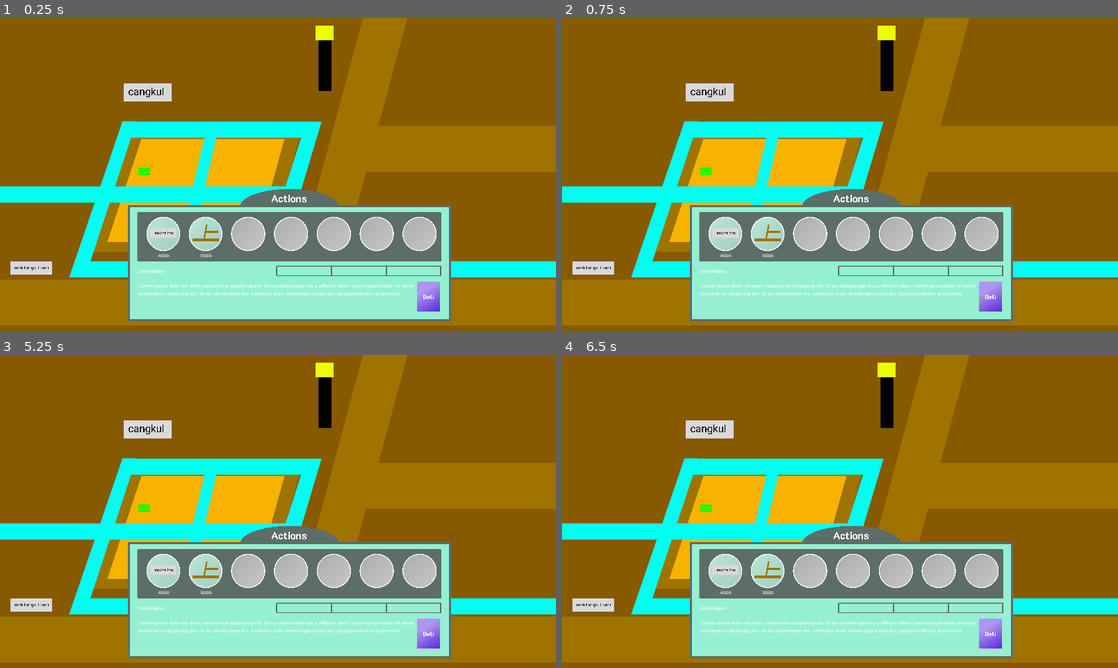
Above: before the commit, frames 1-4 (two rows, left to right).
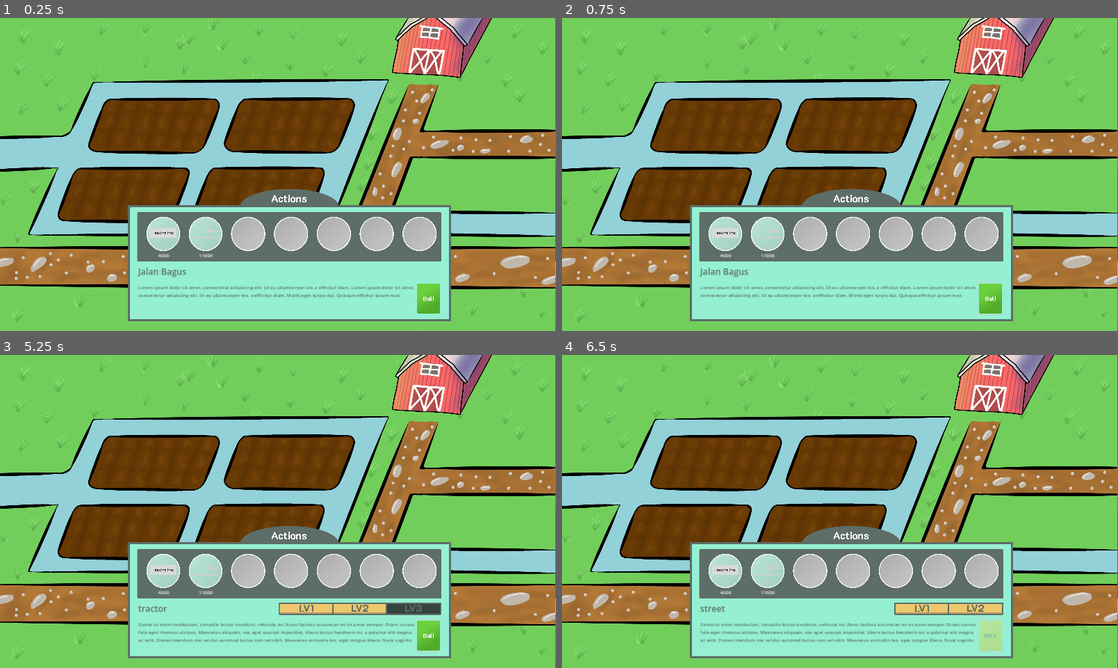
Above: after the commit, the same moments.

Repository: Endour-Company/Project_5
Game: Godot game, scene res://Game/game.tscn
Two runs of this game, one before a commit and one after it. Both use one fixed random seed, a clock stepped at 60 frames per second and the inputs below.
Inputs (mouse positions are in pixels of both pictures, inside the frame that each line leads up to):
- Up to frame 1 (0.25 s): no input
- Up to frame 2 (0.75 s): click (990, 296) at 0.52 s
- Up to frame 3 (5.25 s): click (428, 636) at 1.27 s; click (428, 633) at 2.02 s; click (428, 636) at 2.77 s; click (428, 633) at 3.52 s; click (428, 636) at 4.27 s; tap Enter at 5 s; move the mouse to (161, 570) at 5.02 s; click (161, 570) at 5.17 s
- Up to frame 4 (6.5 s): tap Space at 5.75 s; move the mouse to (767, 570) at 5.77 s; click (767, 570) at 5.92 s

The runs differ from the first frame. In frame 1, 79% of the frame differs, in the area x 0-100%, y 0-100%; in frame 2, 79%; in frame 3, 81%; in frame 4, 80%.

Commit message:
action_bar almost done

Diff:
--- a/Data/Items_ricefields.json
+++ b/Data/Items_ricefields.json
@@ -21,7 +21,9 @@
 				"upgrade_price": 0,
 				"img": "res://Game/Ricefield/Assets/prototype/traktor_mobil.png"
 			}
-		]
+		],
+		"count" : null,
+		"price" : 0
 	},
 	{
 		"name": "street",
@@ -39,12 +41,10 @@
 				"upgrade_price": 11000,
 				"img": "res://Game/Ricefield/Assets/prototype/jalan_lv2.png"
 			},
-			{
-				"level": 3,
-				"name": "Jalan Aspal",
-				"upgrade_price": 0,
-				"img": "res://Game/Ricefield/Assets/prototype/jalan_lv3.png"
-			}
-		]
-	}
+
+		],
+		"count" : null,
+		"price" : 0
+	},
+
 ]
--- a/Game/Ricefield/Main/ricefield_area.tscn
+++ b/Game/Ricefield/Main/ricefield_area.tscn
@@ -8,6 +8,7 @@
 [ext_resource type="Texture2D" uid="uid://ycixm1glcobj" path="res://Game/Ricefield/Assets/prototype/cangkul.png" id="6_kocl5"]
 [ext_resource type="Texture2D" uid="uid://dp0w5a46ctlcw" path="res://Game/Ricefield/Assets/prototype/mobil_padi_isi0.png" id="7_kk5li"]
 [ext_resource type="PackedScene" uid="uid://jfxxjw7qcnkf" path="res://Game/Ricefield/Lib/River/river.tscn" id="8_vno6r"]
+[ext_resource type="Texture2D" uid="uid://djn8553umbsy8" path="res://Game/Ricefield/Assets/ricefield.jpeg" id="9_sf7d8"]
 
 [node name="Ricefield_area" type="Node2D"]
 
@@ -68,3 +69,9 @@
 position = Vector2(1, 340)
 
 [node name="Node2D" type="Node2D" parent="."]
+
+[node name="TextureRect" type="TextureRect" parent="."]
+offset_right = 1918.0
+offset_bottom = 1079.0
+texture = ExtResource("9_sf7d8")
+expand_mode = 1
--- a/Global/Game_UI/Action_bar/Item/Item.gd
+++ b/Global/Game_UI/Action_bar/Item/Item.gd
@@ -14,6 +14,7 @@
 	itemPrice.set_text(str(price))
 
 
+
 # Called every frame. 'delta' is the elapsed time since the previous frame.
 func _process(delta):
 	pass
@@ -23,13 +24,16 @@
 	if event is InputEventMouseButton:
 		if event.pressed and event.button_index == MOUSE_BUTTON_LEFT:
 			print("Item clicked")
+			change_current_selected_item(itemName)
 
 
 
 func _on_mouse_entered():
-	print("hover")
-	print(itemName)
+	pass
 
 
 func _on_mouse_exited():
-	print("out hover")
+	pass
+
+func change_current_selected_item(selected_item_name : String):
+	GlobalActionBar.set_selected_item(selected_item_name)
--- /dev/null
+++ b/Global/Game_UI/Action_bar/Item/Item_levels.gd
@@ -0,0 +1,34 @@
+extends HBoxContainer
+
+
+# Called when the node enters the scene tree for the first time.
+
+@onready  var LEVEL_SCENE = preload("res://Global/Game_UI/Action_bar/Level/level.tscn")
+
+var CURRENT_LEVEL = 1
+var LEVELS_COUNT = 1
+func _ready():
+
+	pass # Replace with function body.
+
+
+# Called every frame. 'delta' is the elapsed time since the previous frame.
+func _process(delta):
+	pass
+
+func init_level(currentLevel:int, levelsCount:int):
+	refresh()
+	for count in levelsCount:
+		var level = count+1
+		var levelScene = LEVEL_SCENE.instantiate()
+
+		if(level <= currentLevel):
+			levelScene.init_level(level,true)
+		else:
+			levelScene.init_level(level,false)
+
+		add_child(levelScene)
+
+func refresh():
+	for child in get_children():
+		child.queue_free()
--- a/Global/Game_UI/Action_bar/Item_container.gd
+++ b/Global/Game_UI/Action_bar/Item_container.gd
@@ -17,6 +17,7 @@
 	for item in items:
 		# cek level dari variabel global
 		var itemCurrent = find_item_with_key(GlobalItemsLevel.ITEM_LEVEL, "name",item["name"])
+		print(itemCurrent)
 		var itemCurrentLevel = itemCurrent["level"]
 		var myItem = find_item_with_key(item["levels"], "level",itemCurrentLevel)
 
--- /dev/null
+++ b/Global/Game_UI/Action_bar/Item_description_container.gd
@@ -0,0 +1,45 @@
+extends VBoxContainer
+
+
+# Called when the node enters the scene tree for the first time.
+
+var buyButtonNormal = load("res://Global/Game_UI/Action_bar/Assets/Buy_ver2.png")
+var buyButtonMax = load("res://Global/Game_UI/Action_bar/Assets/Buy_max.png")
+
+var CURRENT_ITEM_NAME = null
+var items = null
+func _ready():
+	GlobalActionBar.current_selected_item_changed.connect(_on_current_selected_item_changed)
+# Called every frame. 'delta' is the elapsed time since the previous frame.
+func _process(delta):
+	pass
+
+
+func _on_current_selected_item_changed(current_selected_item_name : String):
+	CURRENT_ITEM_NAME = GlobalActionBar.CURRENT_SELECTED_ITEM
+	set_description_body()
+
+func set_description_body():
+	var currentItem = Utils.find_item_in_array_with_key(items,"name", CURRENT_ITEM_NAME)
+
+	var itemName = currentItem["name"]
+	var itemDescription = currentItem["description"]
+	$HBoxContainer/Item_name.set_text(itemName)
+	$HBoxContainer2/Item_description.set_text(itemDescription)
+
+	# Set Item Level Bar
+	var itemLevels = currentItem["levels"]
+	var currentLevel = Utils.find_item_in_array_with_key(GlobalItemsLevel.ITEM_LEVEL, "name", itemName)
+	$HBoxContainer/Item_levels.init_level(currentLevel["level"],itemLevels.size())
+
+	# Set Item Buy Button
+	var isItemMaxLevel : bool = currentLevel["level"] == itemLevels.size()
+	if (isItemMaxLevel) :
+		$HBoxContainer2/Buy_button.set_button_icon(buyButtonMax)
+		$HBoxContainer2/Buy_button.set_disabled(true)
+	else :
+		$HBoxContainer2/Buy_button.set_button_icon(buyButtonNormal)
+		$HBoxContainer2/Buy_button.set_disabled(false)
+
+func init_items(newItems):
+	items = newItems
--- /dev/null
+++ b/Global/Game_UI/Action_bar/Level/Level.gd
@@ -0,0 +1,36 @@
+extends MarginContainer
+
+
+# Called when the node enters the scene tree for the first time.
+
+var imgLv1 = load("res://Global/Game_UI/Action_bar/Assets/Level_text_1.png")
+var imgLv2 = load("res://Global/Game_UI/Action_bar/Assets/Level_text_2.png")
+var imgLv3 = load("res://Global/Game_UI/Action_bar/Assets/Level_text_3.png")
+
+var imgUpgraded = load("res://Global/Game_UI/Action_bar/Assets/Level_bar_upgraded.png")
+var imgNotUpgraded = load("res://Global/Game_UI/Action_bar/Assets/Level_bar_not_upgraded.png")
+
+
+
+func _ready():
+	pass # Replace with function body.
+
+
+# Called every frame. 'delta' is the elapsed time since the previous frame.
+func _process(delta):
+	pass
+
+
+func init_level(level:int, upgraded : bool):
+	if upgraded:
+		$Fill.set_texture(imgUpgraded)
+	else :
+		$Fill.set_texture(imgNotUpgraded)
+
+	match level:
+		1:
+			$Text/TextureRect.set_texture(imgLv1)
+		2:
+			$Text/TextureRect.set_texture(imgLv2)
+		3:
+			$Text/TextureRect.set_texture(imgLv3)
--- /dev/null
+++ b/Global/Game_UI/Action_bar/Level/level.tscn
@@ -0,0 +1,40 @@
+[gd_scene load_steps=7 format=3 uid="uid://d4jf5273yb34e"]
+
+[ext_resource type="Script" path="res://Global/Game_UI/Action_bar/Level/Level.gd" id="1_5kin7"]
+[ext_resource type="Texture2D" uid="uid://dmjk5pagkd5ma" path="res://Global/Game_UI/Action_bar/Assets/Level_bar_upgraded.png" id="2_fjsb1"]
+[ext_resource type="Texture2D" uid="uid://co4warrr6j24" path="res://Global/Game_UI/Action_bar/Assets/Level_bar_border.png" id="3_ppngu"]
+[ext_resource type="Texture2D" uid="uid://dhvgg5khxd5wl" path="res://Global/Game_UI/Action_bar/Assets/Level_text_1.png" id="4_iottu"]
+
+[sub_resource type="Theme" id="Theme_ufp3j"]
+
+[sub_resource type="Theme" id="Theme_3haeh"]
+MarginContainer/constants/margin_bottom = 11
+MarginContainer/constants/margin_left = 0
+MarginContainer/constants/margin_right = 0
+MarginContainer/constants/margin_top = 7
+
+[node name="Level" type="MarginContainer"]
+script = ExtResource("1_5kin7")
+
+[node name="Fill" type="TextureRect" parent="."]
+layout_mode = 2
+texture = ExtResource("2_fjsb1")
+expand_mode = 1
+
+[node name="Container" type="TextureRect" parent="."]
+custom_minimum_size = Vector2(192, 37)
+layout_mode = 2
+theme = SubResource("Theme_ufp3j")
+texture = ExtResource("3_ppngu")
+expand_mode = 1
+
+[node name="Text" type="MarginContainer" parent="."]
+layout_mode = 2
+theme = SubResource("Theme_3haeh")
+
+[node name="TextureRect" type="TextureRect" parent="Text"]
+clip_contents = true
+layout_mode = 2
+texture = ExtResource("4_iottu")
+expand_mode = 1
+stretch_mode = 5
--- a/Global/Game_UI/Action_bar/action_bar.gd
+++ b/Global/Game_UI/Action_bar/action_bar.gd
@@ -6,6 +6,7 @@
 @onready var PLACE = null
 
 @onready var itemContainer = $Item_container
+@onready var itemDescriptionContainer = $Item_description_container
 var itemsPath = "res://Data/Items_ricefields.json"
 
 
@@ -20,6 +21,7 @@
 func _ready():
 	var items = load_json_file(itemsPath)
 	itemContainer.init_items(items)
+	itemDescriptionContainer.init_items(items)
 
 
 # Called every frame. 'delta' is the elapsed time since the previous frame.
--- a/Global/Game_UI/Action_bar/action_bar.tscn
+++ b/Global/Game_UI/Action_bar/action_bar.tscn
@@ -1,10 +1,11 @@
-[gd_scene load_steps=10 format=3 uid="uid://6wgjm6tla017"]
+[gd_scene load_steps=13 format=3 uid="uid://6wgjm6tla017"]
 
 [ext_resource type="Texture2D" uid="uid://dpn7mh6fvy5oq" path="res://Global/Game_UI/Action_bar/Assets/Actions.png" id="1_2lrml"]
 [ext_resource type="Script" path="res://Global/Game_UI/Action_bar/action_bar.gd" id="1_14npq"]
 [ext_resource type="Script" path="res://Global/Game_UI/Action_bar/Item_container.gd" id="3_rm0i6"]
-[ext_resource type="Texture2D" uid="uid://co4warrr6j24" path="res://Global/Game_UI/Action_bar/Assets/Level_bar_border.png" id="4_u8ma7"]
-[ext_resource type="Texture2D" uid="uid://oncu8txmpcl6" path="res://Global/Game_UI/Action_bar/Assets/Buy.png" id="5_0iypt"]
+[ext_resource type="Script" path="res://Global/Game_UI/Action_bar/Item_description_container.gd" id="4_noa5x"]
+[ext_resource type="Script" path="res://Global/Game_UI/Action_bar/Item/Item_levels.gd" id="5_2jt7p"]
+[ext_resource type="Texture2D" uid="uid://cwa0yxbju0g8a" path="res://Global/Game_UI/Action_bar/Assets/Buy_ver2.png" id="6_ae25v"]
 
 [sub_resource type="Theme" id="Theme_l7g4g"]
 GridContainer/constants/h_separation = 30
@@ -13,8 +14,16 @@
 [sub_resource type="Theme" id="Theme_xjmjx"]
 VBoxContainer/constants/separation = 15
 
+[sub_resource type="Theme" id="Theme_8xstm"]
+default_font_size = 30
+Label/colors/font_color = Color(0.364706, 0.427451, 0.403922, 1)
+
 [sub_resource type="Theme" id="Theme_jd0ee"]
-HBoxContainer/constants/separation = -3
+HBoxContainer/constants/separation = -7
+
+[sub_resource type="Theme" id="Theme_bwvr0"]
+Label/colors/font_color = Color(0.364706, 0.427451, 0.403922, 1)
+Label/fonts/font = null
 
 [sub_resource type="Theme" id="Theme_2oode"]
 Button/constants/h_separation = 0
@@ -51,51 +60,37 @@
 offset_right = 1083.0
 offset_bottom = 414.0
 theme = SubResource("Theme_xjmjx")
+script = ExtResource("4_noa5x")
 
 [node name="HBoxContainer" type="HBoxContainer" parent="Item_description_container"]
 layout_mode = 2
 
-[node name="Label" type="Label" parent="Item_description_container/HBoxContainer"]
+[node name="Item_name" type="Label" parent="Item_description_container/HBoxContainer"]
 layout_mode = 2
 size_flags_horizontal = 3
+theme = SubResource("Theme_8xstm")
 text = "Jalan Bagus"
 
-[node name="HBoxContainer" type="HBoxContainer" parent="Item_description_container/HBoxContainer"]
+[node name="Item_levels" type="HBoxContainer" parent="Item_description_container/HBoxContainer"]
 layout_mode = 2
 theme = SubResource("Theme_jd0ee")
-
-[node name="TextureRect" type="TextureRect" parent="Item_description_container/HBoxContainer/HBoxContainer"]
-custom_minimum_size = Vector2(192, 37)
-layout_mode = 2
-texture = ExtResource("4_u8ma7")
-expand_mode = 1
-
-[node name="TextureRect2" type="TextureRect" parent="Item_description_container/HBoxContainer/HBoxContainer"]
-custom_minimum_size = Vector2(192, 37)
-layout_mode = 2
-texture = ExtResource("4_u8ma7")
-expand_mode = 1
-
-[node name="TextureRect3" type="TextureRect" parent="Item_description_container/HBoxContainer/HBoxContainer"]
-custom_minimum_size = Vector2(192, 37)
-layout_mode = 2
-texture = ExtResource("4_u8ma7")
-expand_mode = 1
+script = ExtResource("5_2jt7p")
 
 [node name="HBoxContainer2" type="HBoxContainer" parent="Item_description_container"]
 custom_minimum_size = Vector2(1047, 0)
 layout_mode = 2
 
-[node name="Label" type="Label" parent="Item_description_container/HBoxContainer2"]
+[node name="Item_description" type="Label" parent="Item_description_container/HBoxContainer2"]
 custom_minimum_size = Vector2(900, 100)
 layout_mode = 2
 size_flags_horizontal = 3
+theme = SubResource("Theme_bwvr0")
 text = "Lorem ipsum dolor sit amet, consectetur adipiscing elit. Ut eu ullamcorper leo, a efficitur diam. Lorem ipsum dolor sit amet, consectetur adipiscing elit. Ut eu ullamcorper leo, a efficitur diam. Morbi eget turpis dui. Quisque efficitur ipsum mas"
 autowrap_mode = 1
 clip_text = true
 
-[node name="Button" type="Button" parent="Item_description_container/HBoxContainer2"]
+[node name="Buy_button" type="Button" parent="Item_description_container/HBoxContainer2"]
 layout_mode = 2
 theme = SubResource("Theme_2oode")
-icon = ExtResource("5_0iypt")
+icon = ExtResource("6_ae25v")
 flat = true
--- a/Global/Scripts/GlobalActionBar.gd
+++ b/Global/Scripts/GlobalActionBar.gd
@@ -4,6 +4,9 @@
 # Called when the node enters the scene tree for the first time.
 
 var CURRENT_SELECTED_ITEM = null
+
+signal current_selected_item_changed(selected_item_name : String)
+
 func _ready():
 	pass # Replace with function body.
 
@@ -11,3 +14,7 @@
 # Called every frame. 'delta' is the elapsed time since the previous frame.
 func _process(delta):
 	pass
+
+func set_selected_item(selected_item_name : String):
+	CURRENT_SELECTED_ITEM = selected_item_name
+	emit_signal("current_selected_item_changed", selected_item_name)
--- a/Global/Scripts/GlobalItemsLevel.gd
+++ b/Global/Scripts/GlobalItemsLevel.gd
@@ -7,7 +7,7 @@
 	},
 	{
 		"name" : "street",
-		"level" : 1
+		"level" : 2
  	}
 ]
 
@@ -15,6 +15,7 @@
 	PLACE_ricefiled,
 	PLACE_forest
 }
+
 
 func _ready():
 	pass # Replace with function body.
--- /dev/null
+++ b/Global/Scripts/Utils.gd
@@ -0,0 +1,25 @@
+extends Node
+
+
+# Called when the node enters the scene tree for the first time.
+func _ready():
+	pass # Replace with function body.
+
+
+# Called every frame. 'delta' is the elapsed time since the previous frame.
+func _process(delta):
+	pass
+
+func find_item_in_array_with_key(arr : Array,key:String,value):
+	for item in arr:
+		if(item[key] == value):
+			return item
+	return null
+
+func parse_json_file_by_filepath(filePath : String):
+	if FileAccess.file_exists(filePath):
+		var dataFile = FileAccess.open(filePath, FileAccess.READ)
+		var parsedResult = JSON.parse_string(dataFile.get_as_text())
+		return parsedResult
+	else:
+		return null
--- a/project.godot
+++ b/project.godot
@@ -19,6 +19,7 @@
 
 GlobalActionBar="*res://Global/Scripts/GlobalActionBar.gd"
 GlobalItemsLevel="*res://Global/Scripts/GlobalItemsLevel.gd"
+Utils="*res://Global/Scripts/Utils.gd"
 
 [display]
 
Binary file added: Game/Ricefield/Assets/ricefield.jpeg
Not shown, added: Game/Ricefield/Assets/ricefield.jpeg.import
Not shown: 1 places in Game/Ricefield/Main/ricefield_area.tscn that only renumber resources
Binary file added: Global/Game_UI/Action_bar/Assets/Buy_max.png
Not shown, added: Global/Game_UI/Action_bar/Assets/Buy_max.png.import
Binary file added: Global/Game_UI/Action_bar/Assets/Buy_ver2.png
Not shown, added: Global/Game_UI/Action_bar/Assets/Buy_ver2.png.import
Binary file changed: Global/Game_UI/Action_bar/Assets/Level_bar_not_upgraded.png
Binary file changed: Global/Game_UI/Action_bar/Assets/Level_bar_upgraded.png
Not shown, added: Global/Game_UI/Action_bar/Item/Ite94FB.tmp
Not shown, added: Global/Game_UI/Action_bar/Item/IteACE7.tmp
